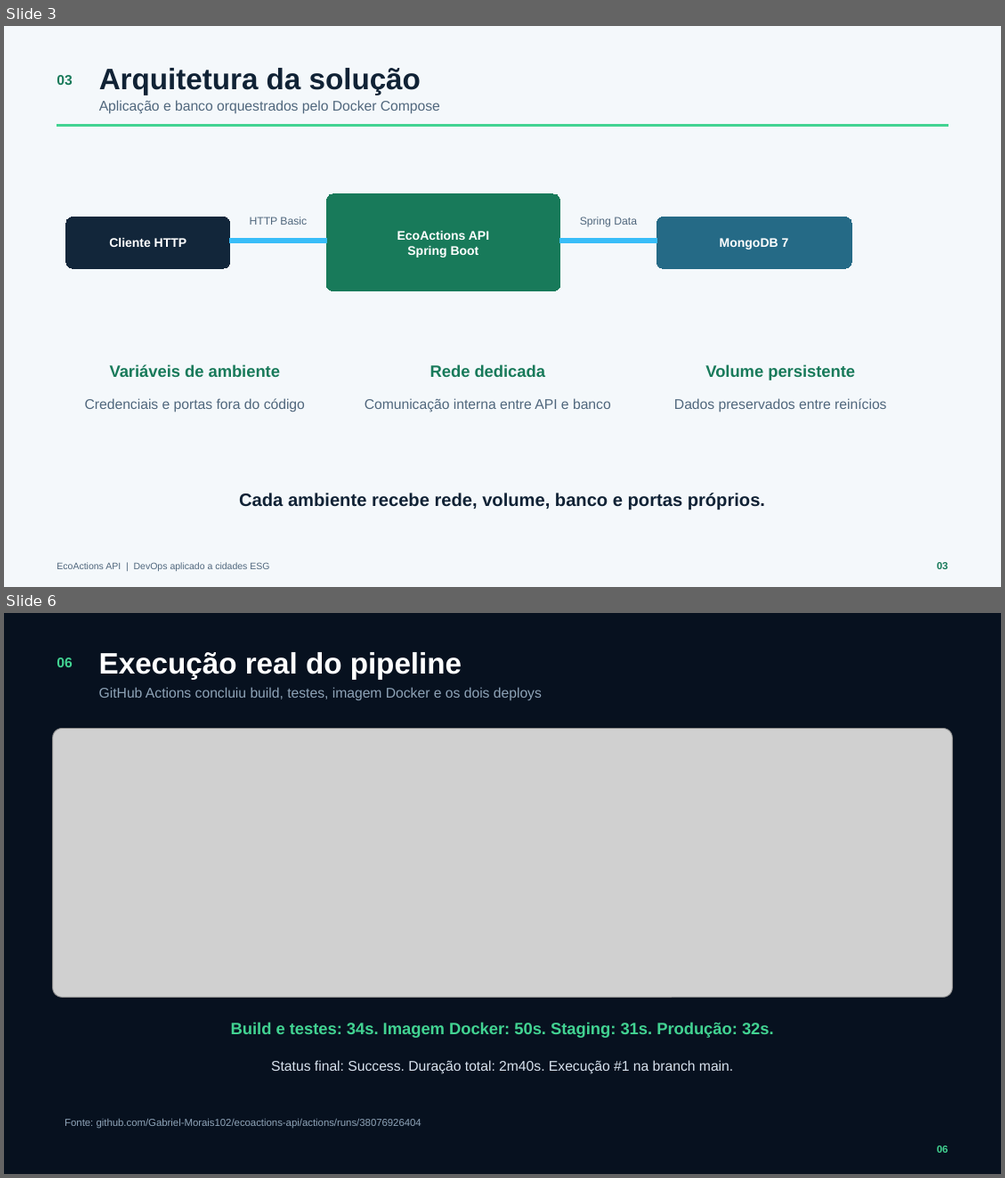
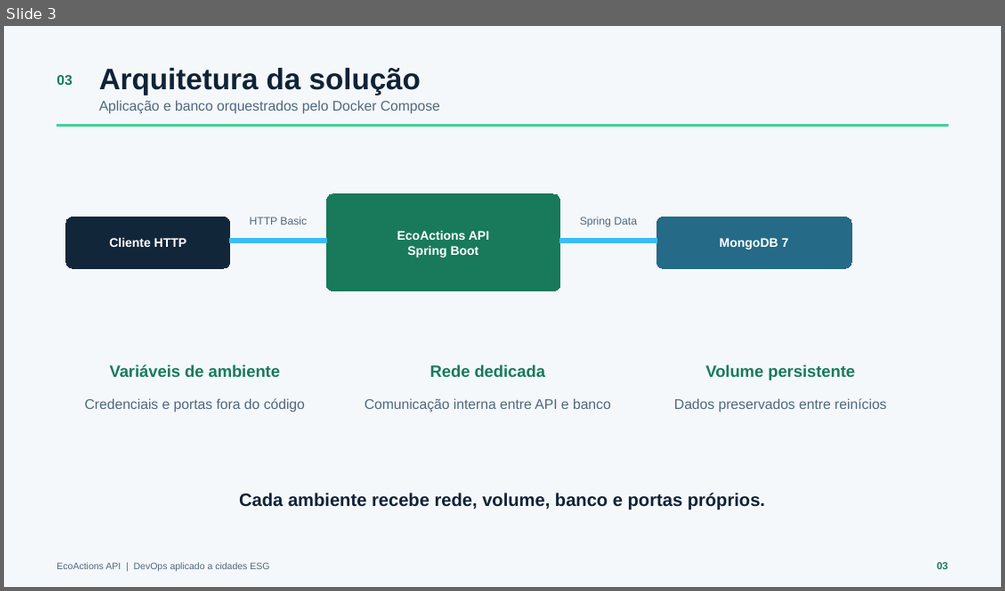
Before and after one commit to Gabriel-Morais102/ecoactions-api, a slide deck: documentacao/EcoActions-Documentacao-Tecnica.pptx. Shown one above the other, each under a label of ours: slides 3 and 6 before the commit, slide 3 after it; the slides between them are not shown. The pictures are 1005x1178 and 1005x591 pixels, drawn with LibreOffice and Linux fonts; fonts in the diff are those of the drawing; grey boxes stand for pictures. Boxes give left, top, right and bottom in pixels: in the first picture for what was removed or moved away, otherwise in the second. Text is boxed around its words. In the diff, an @@ line names an element or a change of style, - is before the commit and + after.

```diff
--- a/documentacao/EcoActions-Documentacao-Tecnica.pptx
+++ b/documentacao/EcoActions-Documentacao-Tecnica.pptx
@@ slide 6 removed at (x1=4, y1=613, x2=1001, y2=1174), background #07111F @@
@@ text removed at (x1=57, y1=657, x2=72, y2=667) @@
-06
@@ text removed at (x1=99, y1=652, x2=461, y2=679) @@
-Execução real do pipeline
@@ text removed at (x1=99, y1=687, x2=542, y2=700) @@
-GitHub Actions concluiu build, testes, imagem Docker e os dois deploys
@@ picture removed at (x1=53, y1=728, x2=952, y2=997) @@
@@ text removed at (x1=231, y1=1022, x2=774, y2=1038) @@
-Build e testes: 34s. Imagem Docker: 50s. Staging: 31s. Produção: 32s.
@@ text removed at (x1=271, y1=1060, x2=733, y2=1074) @@
-Status final: Success. Duração total: 2m40s. Execução #1 na branch main.
@@ text removed at (x1=65, y1=1118, x2=421, y2=1128) @@
-Fonte: github.com/Gabriel-Morais102/ecoactions-api/actions/runs/38076926404
@@ text removed at (x1=937, y1=1145, x2=948, y2=1152) @@
-06
```
Also in this commit, not shown: 1 slide changed, 8 slides added, 4 other slides removed, 17 other files.
